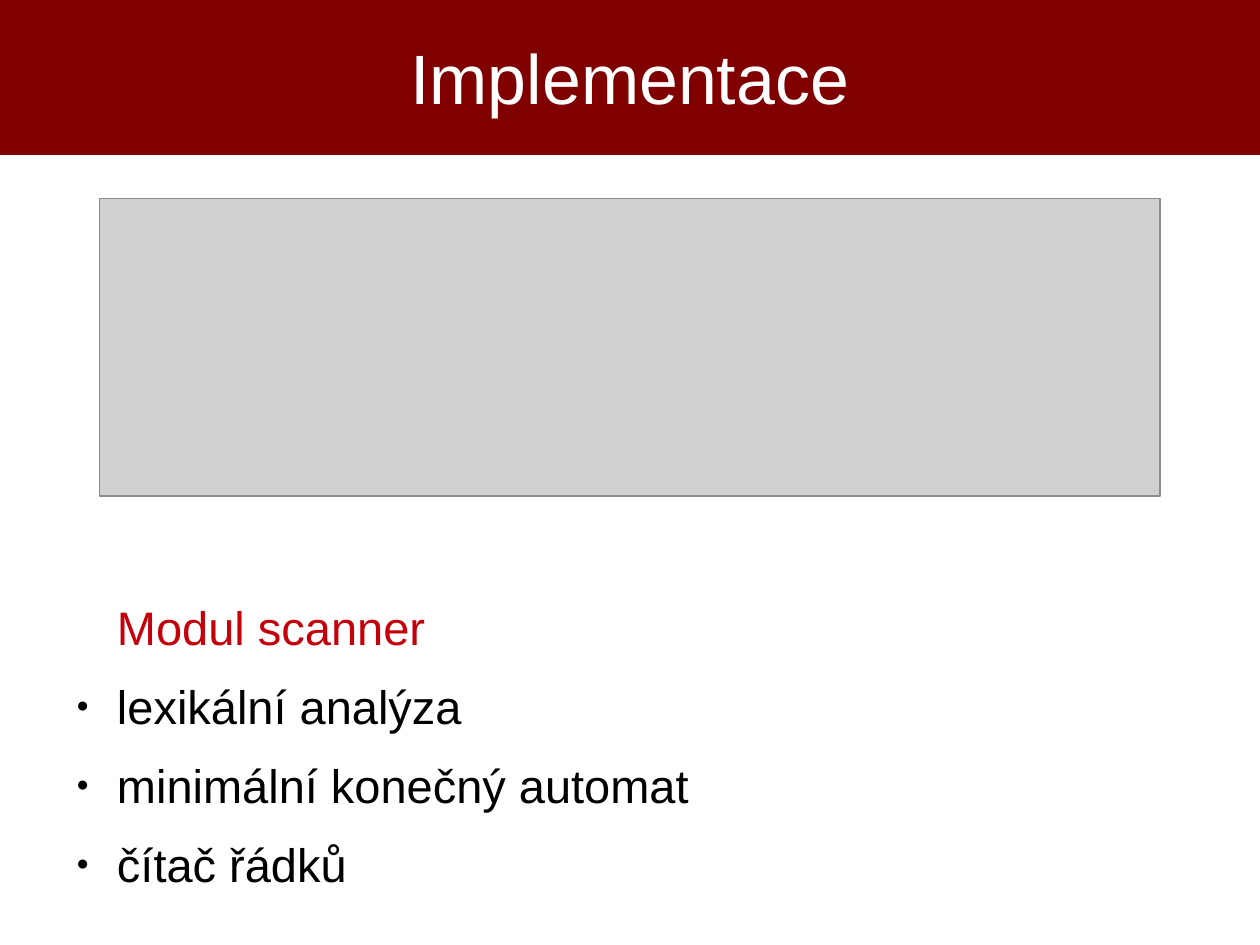
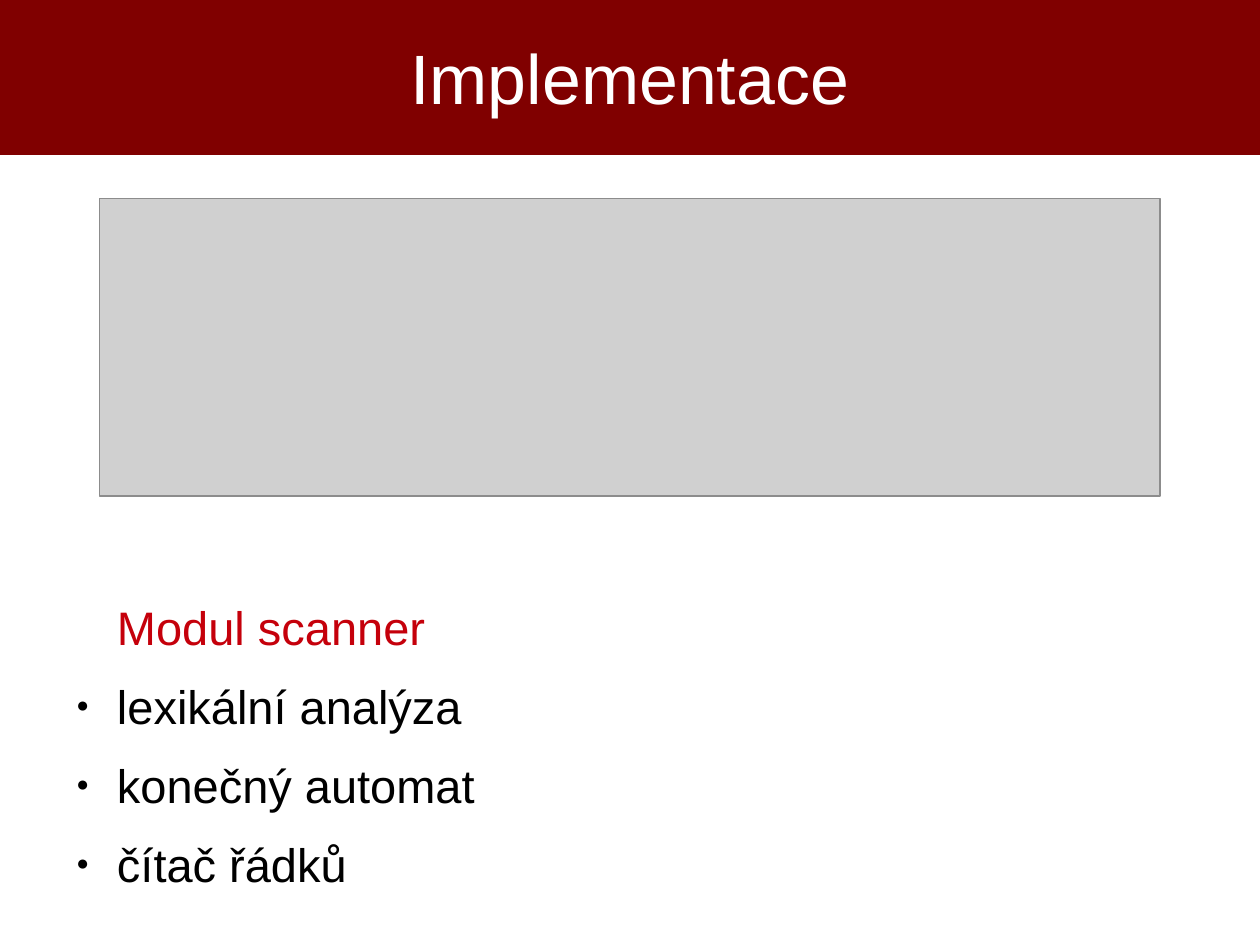
Before and after one commit to poncovka/ifj-interpret, a slide deck: slide 6 of obhajoba/xtrkal00.odp. Drawn at 1260x945 pixels with LibreOffice and Linux fonts; fonts in the diff are those of the drawing; grey boxes stand for pictures. Boxes give left, top, right and bottom in pixels: in the first picture for what was removed or moved away, otherwise in the second. Text is boxed around its words. In the diff, an @@ line names an element or a change of style, - is before the commit and + after.

```diff
--- a/obhajoba/xtrkal00.odp
+++ b/obhajoba/xtrkal00.odp
@@ text at box(117, 768, 475, 812): text changed @@
-● minimální konečný automat
+● konečný automat
```
Also in this commit, not shown: 1 other file.
